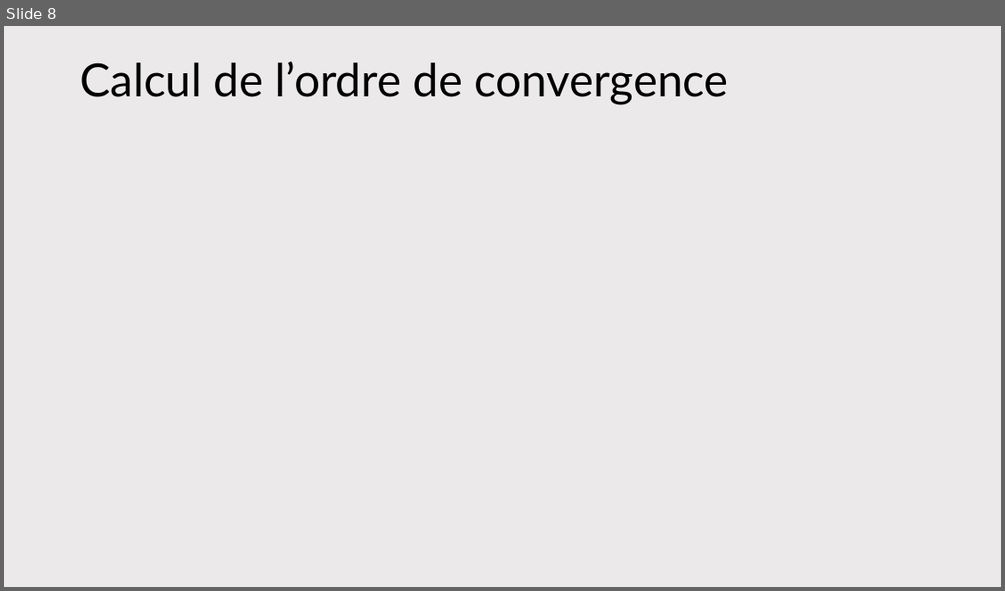
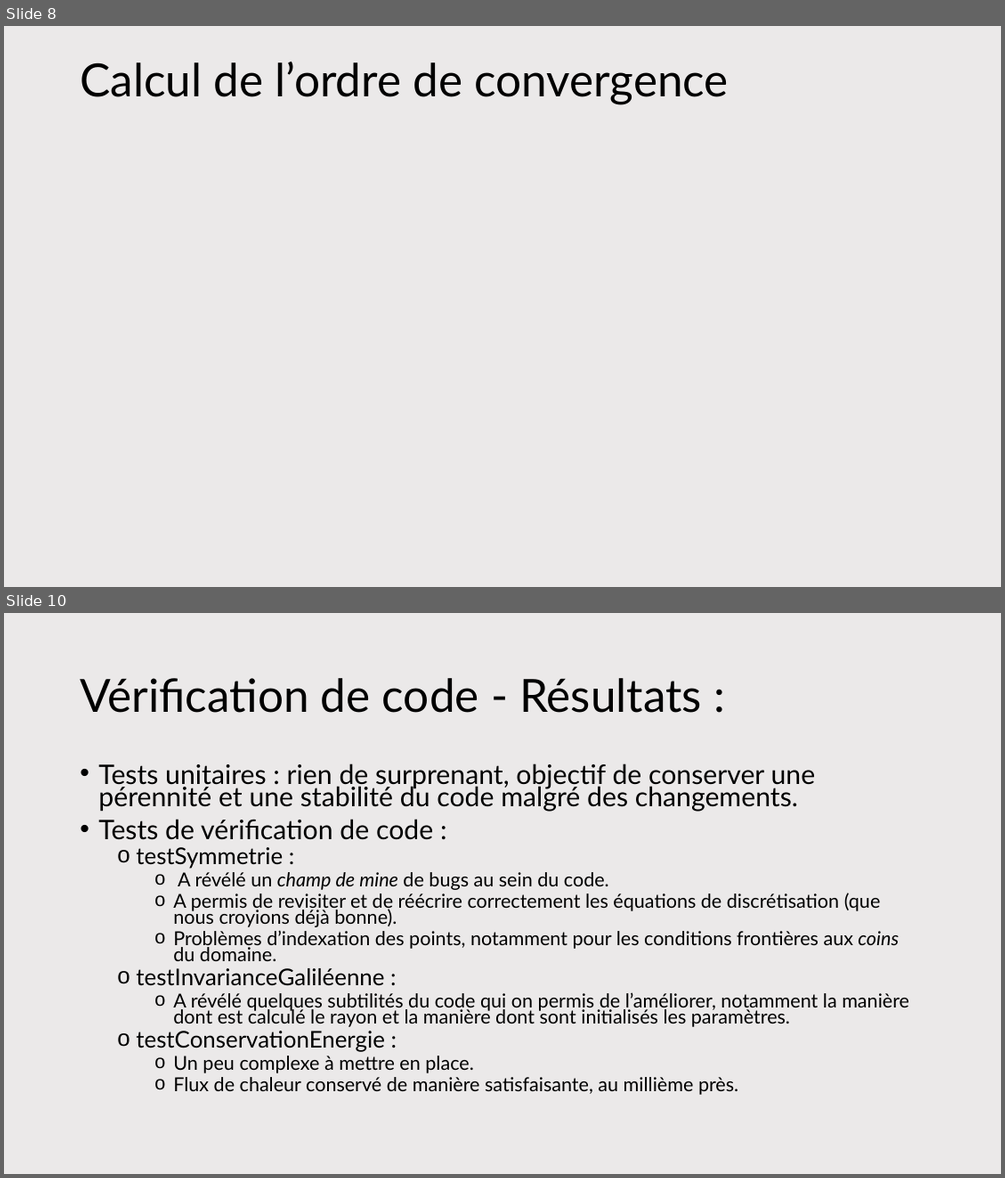
Before and after one commit to antoine-pt/MEC8211, a slide deck: projet_final/projet_final/MEC8211-Projet-final-Presentation.pptx. Shown one above the other, each under a label of ours: slide 8 before the commit, slides 8 and 10 after it; the slides between them are not shown. The pictures are 1005x591 and 1005x1178 pixels, drawn with LibreOffice and Linux fonts; fonts in the diff are those of the drawing; grey boxes stand for pictures. Boxes give left, top, right and bottom in pixels: in the first picture for what was removed or moved away, otherwise in the second. Text is boxed around its words. In the diff, an @@ line names an element or a change of style, - is before the commit and + after.

Commit message:
pwp: ajout des slides sur la vérification de code, manque MMS et GCI

```diff
--- a/projet_final/projet_final/MEC8211-Projet-final-Presentation.pptx
+++ b/projet_final/projet_final/MEC8211-Projet-final-Presentation.pptx
@@ slide 10 added at <box>4,613,1001,1174</box>, background #EBE9E9 @@
@@ title added at <box>80,678,702,713</box>, 44 pt, text #000000 @@
+Vérification de code - Résultats :
@@ text added at <box>98,763,909,1094</box>, 18.5 pt, text #000000 @@
+• Tests unitaires : rien de surprenant, objectif de conserver une pérennité et une stabilité du code malgré des changements.
+• Tests de vérification de code :
+  o testSymmetrie :
+    o A révélé un champ de mine de bugs au sein du code.
+    o A permis de revisiter et de réécrire correctement les équations de discrétisation (que nous croyions déjà bonne).
+    o Problèmes d’indexation des points, notamment pour les conditions frontières aux coins du domaine.
+  o testInvarianceGaliléenne :
+    o A révélé quelques subtilités du code qui on permis de l’améliorer, notamment la manière dont est calculé le rayon et la manière dont sont initialisés les paramètres.
+  o testConservationEnergie :
+    o Un peu complexe à mettre en place.
+    o Flux de chaleur conservé de manière satisfaisante, au millième près.
```
Also in this commit, not shown: 2 other slides added, 1 slide removed.
